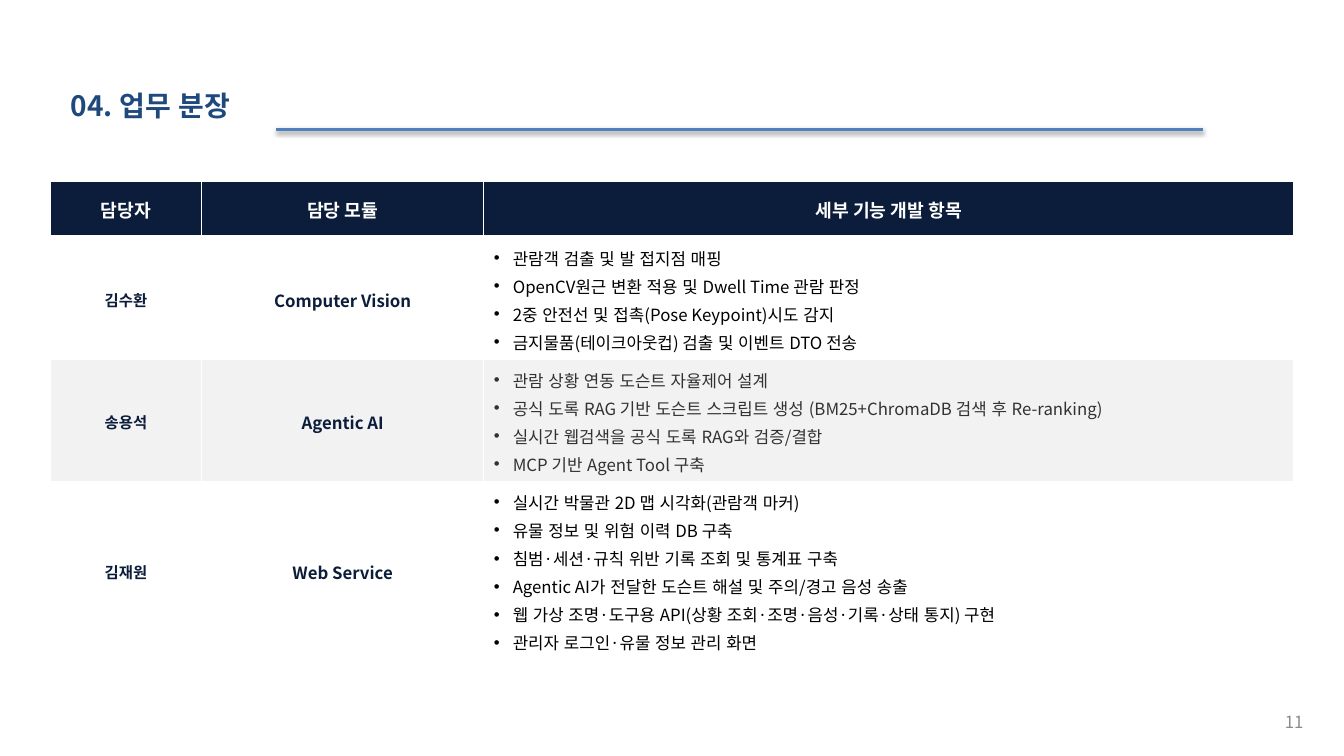
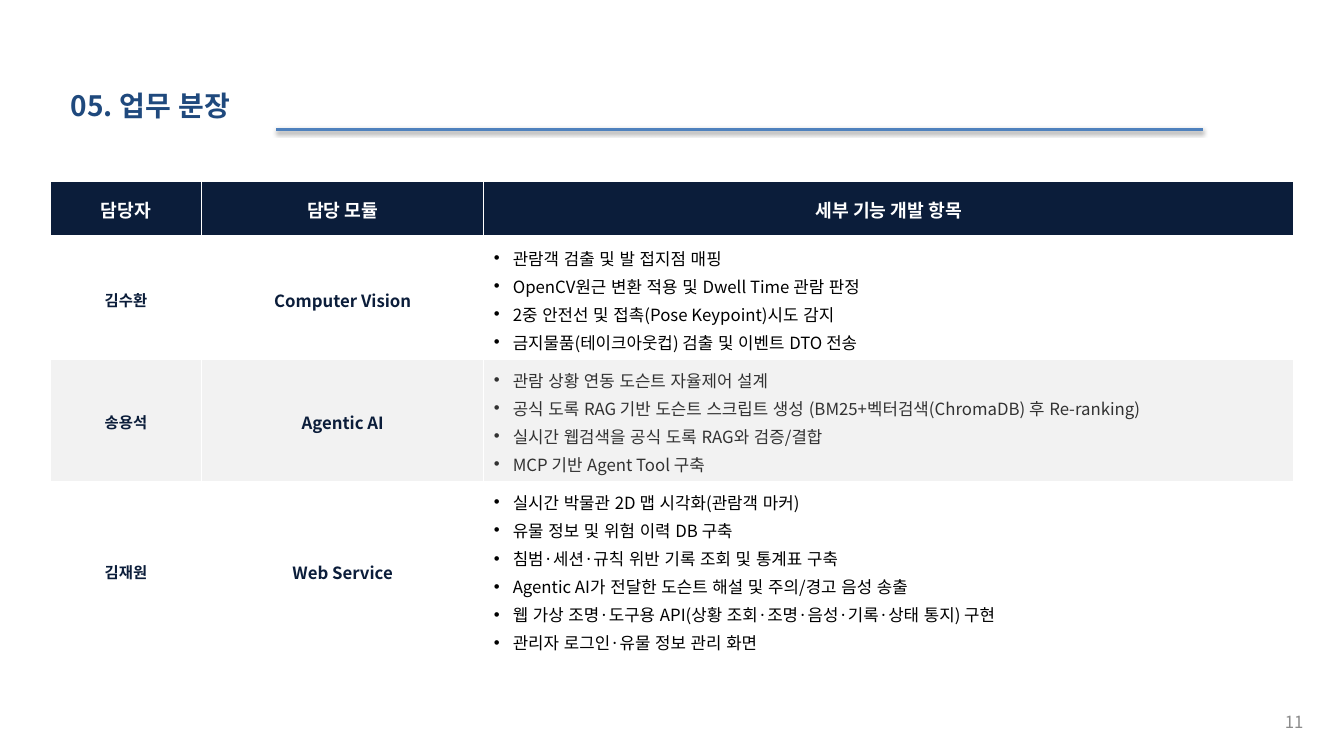
Before and after one commit to selkis4u/smart-museum-aiagent, a slide deck: slide 11 of docs/requirements/3조_스마트박물관_AI_Agent_기획서_v0.6.pptx. Drawn at 1344x756 pixels with LibreOffice and Linux fonts; fonts in the diff are those of the drawing. Boxes give left, top, right and bottom in pixels: in the first picture for what was removed or moved away, otherwise in the second. Text is boxed around its words. In the diff, an @@ line names an element or a change of style, - is before the commit and + after.

```diff
--- a/docs/requirements/3조_스마트박물관_AI_Agent_기획서_v0.6.pptx
+++ b/docs/requirements/3조_스마트박물관_AI_Agent_기획서_v0.6.pptx
@@ text at [71,92,231,119]: text changed @@
-04. 업무 분장
+05. 업무 분장
@@ table at [50,181,1294,655] @@
-row 3, column 3: 관람 상황 연동 도슨트 자율제어 설계 / 공식 도록 RAG 기반 도슨트 스크립트 생성 (BM25+ChromaDB 검색 후 Re-ranking) / 실시간 웹검색을 공식 도록 RAG와 검증/결합 / MCP 기반 Agent Tool 구축
+row 3, column 3: 관람 상황 연동 도슨트 자율제어 설계 / 공식 도록 RAG 기반 도슨트 스크립트 생성 (BM25+벡터검색(ChromaDB) 후 Re-ranking) / 실시간 웹검색을 공식 도록 RAG와 검증/결합 / MCP 기반 Agent Tool 구축
```
Also in this commit, not shown: 9 other slides changed, 23 other files.
